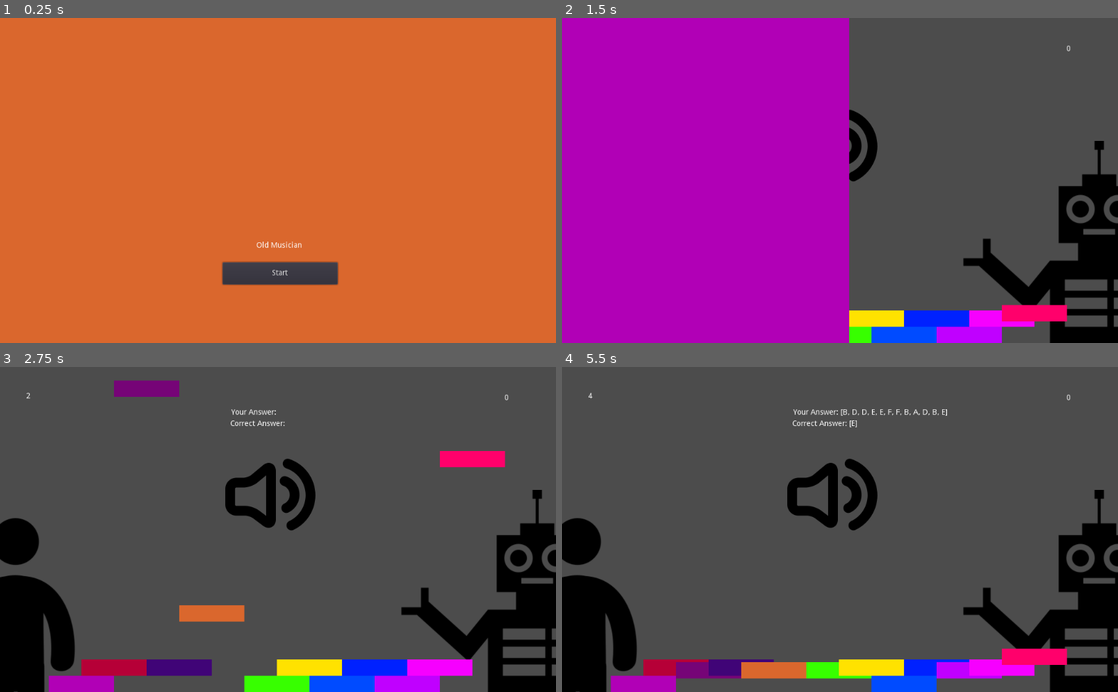
Above: before the commit, frames 1-4 (two rows, left to right).
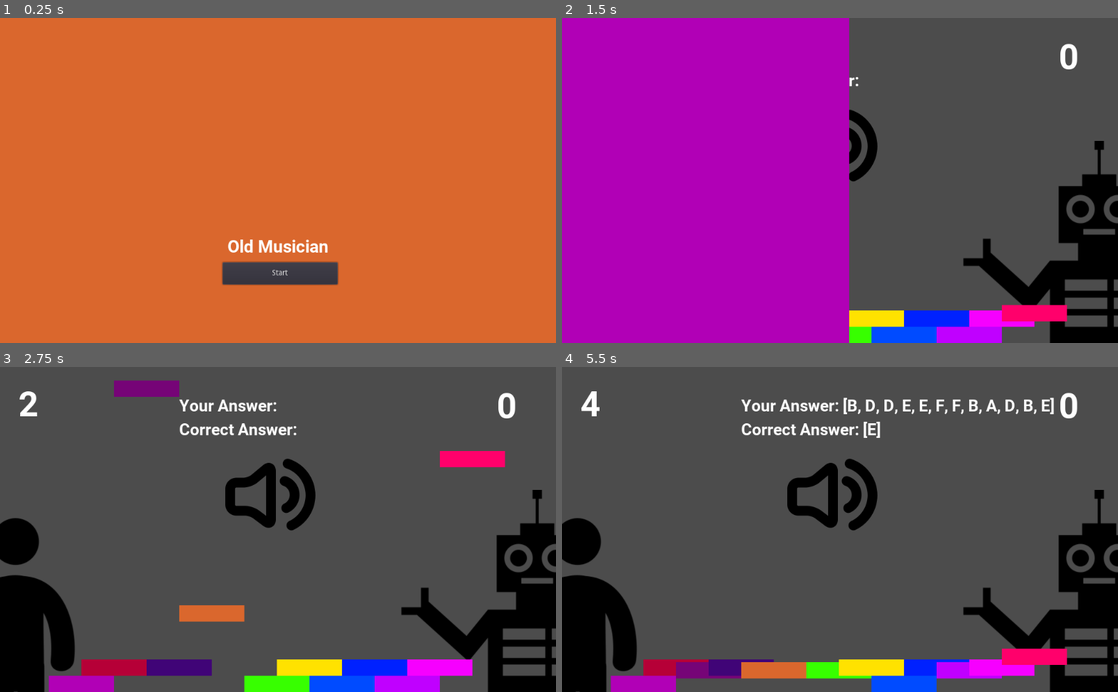
Above: after the commit, the same moments.

Repository: mdechdee/PerfectPitch
Game: Godot game, scene res://StartScene.tscn
The game is run twice, just before and just after one commit, with the same random seed, the same clock (stepped at 60 frames per second) and the same inputs. Sound files missing from this copy of the repository are replaced by a short silence.
Inputs:
- Up to frame 1 (0.25 s): no input
- Up to frame 2 (1.5 s): click "Start" at 0.5 s; tap J (B) at 1.35 s
- Up to frame 3 (2.75 s): tap S (D) at 1.55, 2.1 s; tap D (E) at 2.3 s
- Up to frame 4 (5.5 s): tap D (E) at 2.85, 5.3 s; tap F (F) at 3.05, 3.6 s; tap J (B) at 3.8, 5.1 s; tap H (A) at 4.35 s; tap S (D) at 4.55 s

The runs differ from the first frame. In frame 1, 0.4% of the frame differs, in the area x 41-59%, y 68-73%; in frame 2, 0.2%; in frame 3, 1.1%; in frame 4, 1.9%, in the area x 3-93%, y 7-22%.

Commit message:
Custom font

Diff:
--- a/OldMusician/MainScene.tscn
+++ b/OldMusician/MainScene.tscn
@@ -30,8 +30,34 @@
 [ext_resource path="res://BGMusic1.wav" type="AudioStream" id=28]
 [ext_resource path="res://BGMusicPlayer.gd" type="Script" id=29]
 [ext_resource path="res://assets/speaker.png" type="Texture" id=30]
-[ext_resource path="res://robot-design.png" type="Texture" id=31]
-[ext_resource path="res://standing-up-man-.png" type="Texture" id=32]
+[ext_resource path="res://assets/fonts/Roboto-Bold.ttf" type="DynamicFontData" id=31]
+[ext_resource path="res://robot-design.png" type="Texture" id=32]
+[ext_resource path="res://standing-up-man-.png" type="Texture" id=33]
+
+[sub_resource type="DynamicFontData" id=2]
+font_path = "res://assets/fonts/Roboto-Bold.ttf"
+
+[sub_resource type="DynamicFont" id=3]
+size = 64
+font_data = SubResource( 2 )
+
+[sub_resource type="DynamicFontData" id=4]
+font_path = "res://assets/fonts/Roboto-Bold.ttf"
+
+[sub_resource type="DynamicFont" id=5]
+size = 64
+font_data = SubResource( 4 )
+
+[sub_resource type="DynamicFont" id=6]
+size = 30
+font_data = ExtResource( 31 )
+
+[sub_resource type="DynamicFontData" id=7]
+font_path = "res://assets/fonts/Roboto-Bold.ttf"
+
+[sub_resource type="DynamicFont" id=8]
+size = 30
+font_data = SubResource( 7 )
 
 [sub_resource type="Animation" id=1]
 resource_name = "StepAnimation"
@@ -304,6 +330,7 @@
 margin_top = 31.0
 margin_right = 81.0
 margin_bottom = 77.0
+custom_fonts/font = SubResource( 3 )
 text = "0"
 align = 1
 valign = 1
@@ -313,33 +340,36 @@
 margin_top = 34.0907
 margin_right = 961.846
 margin_bottom = 80.0907
+custom_fonts/font = SubResource( 5 )
 text = "0"
 align = 1
 valign = 1
 
 [node name="CorrectAnswer" type="Label" parent="."]
-margin_left = 424.0
+margin_left = 330.0
 margin_top = 98.0
-margin_right = 568.0
+margin_right = 547.0
 margin_bottom = 134.0
+custom_fonts/font = SubResource( 6 )
 text = "Correct Answer:"
 
 [node name="YourAnswer" type="Label" parent="."]
-margin_left = 425.682
-margin_top = 76.6783
-margin_right = 569.682
-margin_bottom = 112.678
+margin_left = 329.682
+margin_top = 53.6783
+margin_right = 509.682
+margin_bottom = 89.6783
+custom_fonts/font = SubResource( 8 )
 text = "Your Answer:"
 
 [node name="robot-design" type="Sprite" parent="."]
 position = Vector2( 954.233, 483.289 )
 z_index = -1
-texture = ExtResource( 31 )
+texture = ExtResource( 32 )
 
 [node name="standing-up-man-" type="Sprite" parent="."]
 position = Vector2( 29.4414, 535.186 )
 z_index = -2
-texture = ExtResource( 32 )
+texture = ExtResource( 33 )
 
 [node name="TextureRect" type="TextureRect" parent="."]
 margin_right = 40.0
--- a/OldMusician/StartScene.tscn
+++ b/OldMusician/StartScene.tscn
@@ -1,7 +1,14 @@
-[gd_scene load_steps=3 format=2]
+[gd_scene load_steps=5 format=2]
 
 [ext_resource path="res://StartScene.gd" type="Script" id=1]
 [ext_resource path="res://StartButton.gd" type="Script" id=2]
+
+[sub_resource type="DynamicFontData" id=1]
+font_path = "res://assets/fonts/Roboto-Bold.ttf"
+
+[sub_resource type="DynamicFont" id=2]
+size = 32
+font_data = SubResource( 1 )
 
 [node name="StartScene" type="Node2D"]
 script = ExtResource( 1 )
@@ -25,9 +32,10 @@
 script = ExtResource( 2 )
 
 [node name="Label" type="Label" parent="StartScreen"]
-margin_left = 472.004
-margin_top = 412.661
-margin_right = 556.004
-margin_bottom = 426.661
+margin_left = 418.794
+margin_top = 402.509
+margin_right = 604.794
+margin_bottom = 440.509
+custom_fonts/font = SubResource( 2 )
 text = "Old Musician"
 [connection signal="pressed" from="StartScreen/start_button" to="StartScreen/start_button" method="_on_start_button_pressed"]
Not shown: 2 places in OldMusician/MainScene.tscn that only renumber resources
Binary file added: OldMusician/assets/fonts/Roboto-Bold.ttf
